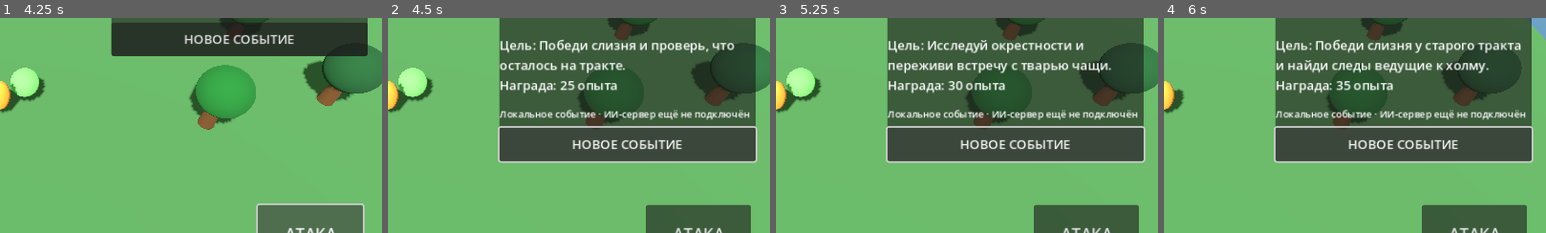
Above: before the commit, frames 1-4 (left to right).
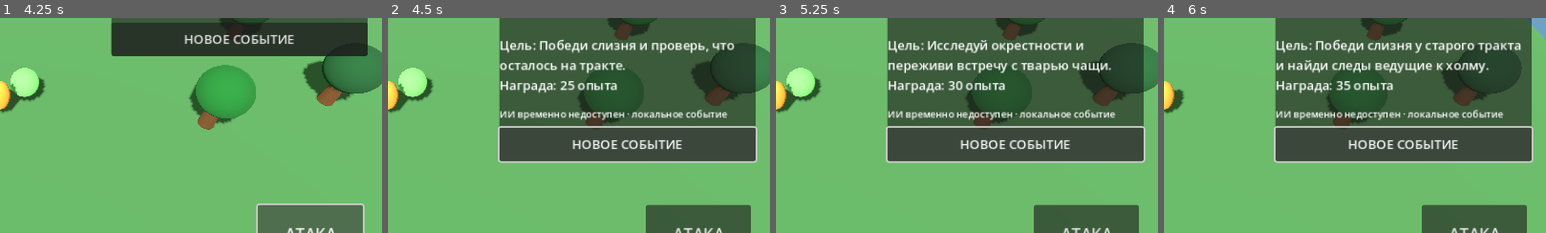
Above: after the commit, the same moments.

Repository: DarknessRus/ChroniclesOfAsh
Game: Godot game, scene res://scenes/world.tscn
The game is run twice, just before and just after one commit, with the same random seed, the same clock (stepped at 60 frames per second) and the same inputs.
Inputs:
- Up to frame 1 (4.25 s): click "▲" at 0.5 s; click "▼" at 1.25 s; click "◀" at 2 s; click "▶" at 2.75 s; click "АТАКА" at 3.5 s
- Up to frame 2 (4.5 s): click "НОВОЕ СОБЫТИЕ" at 4.25 s
- Up to frame 3 (5.25 s): click "НОВОЕ СОБЫТИЕ" at 5 s
- Up to frame 4 (6 s): tap Enter (ui_accept) at 5.75 s; hold Right (ui_right) from 5.78 s (still down)
The pictures show only the part of the screen within x 50-100%, y 38-88%; the shares and areas given below are measured in that part.

Frame 1 is identical in both runs. In frame 2, 1.4% of the frame differs, in the area x 29-95%, y 42-48%; in frame 3, 1.4%; in frame 4, 1.4%.

Commit message:
Connect game to hosted AI story service

Diff:
--- a/project.godot
+++ b/project.godot
@@ -14,7 +14,7 @@
 window/stretch/mode="canvas_items"
 
 [ai]
-story_endpoint=""
+story_endpoint="https://chronicles-of-ash-ai.onrender.com/api/story"
 
 [rendering]
 textures/vram_compression/import_etc2_astc=true
